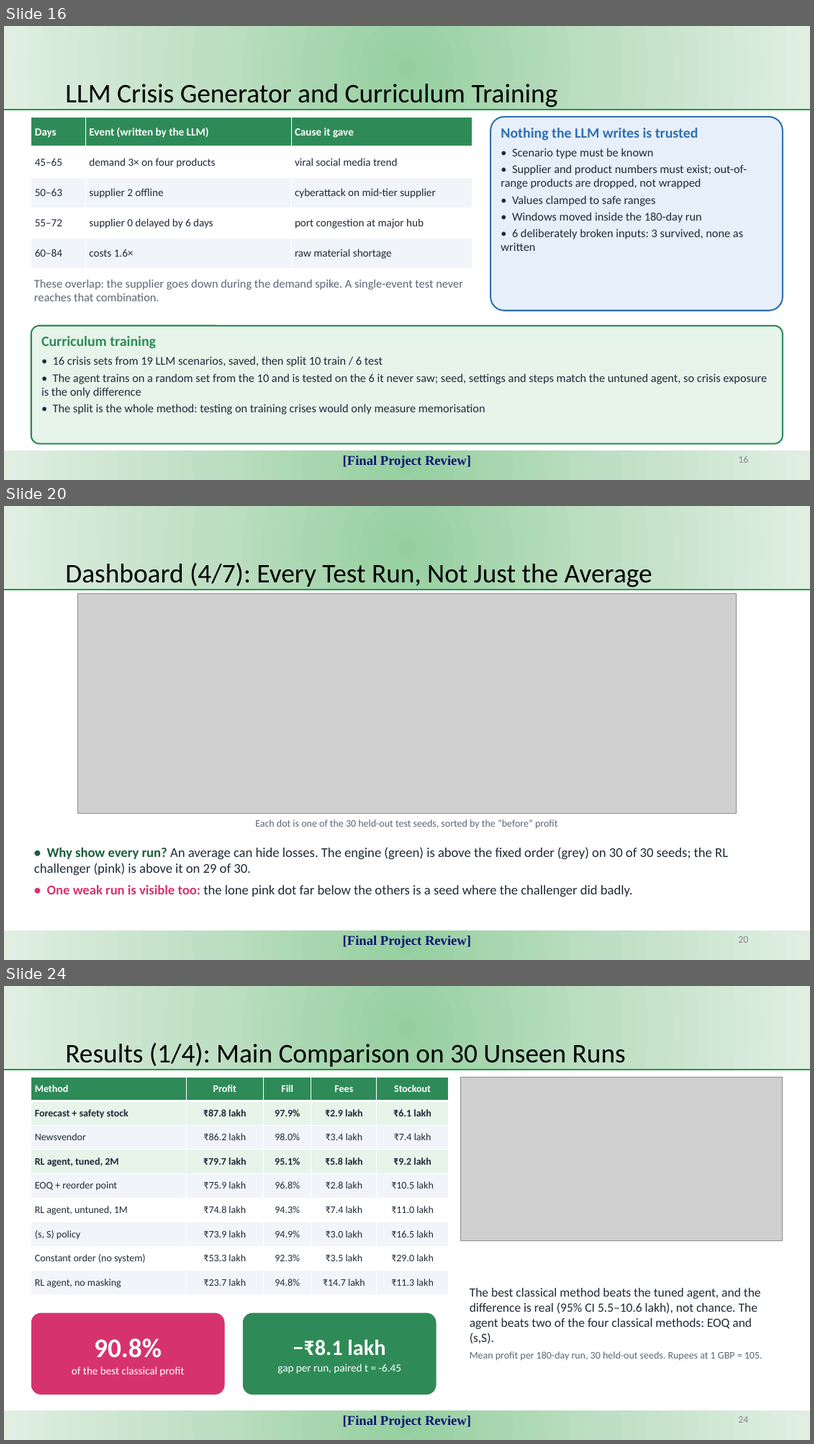
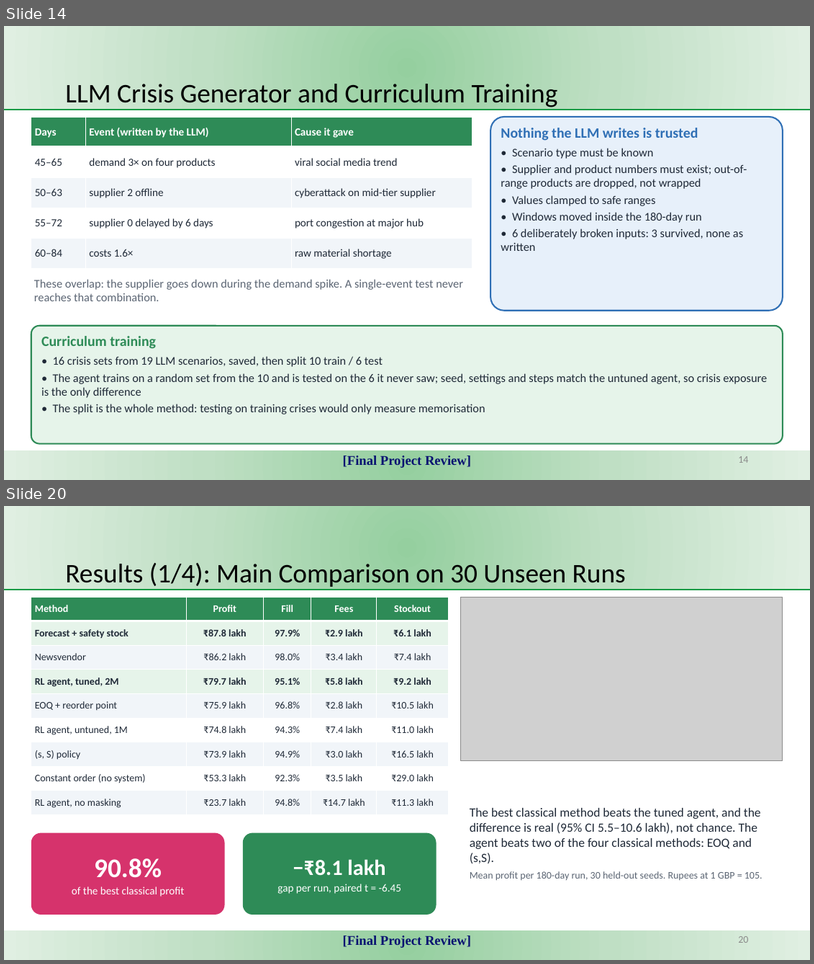
Before and after one commit to KJSK-Koushik/Supply-AI-RL-Explainable-supply-chain-Optimisation, a slide deck: reports/SupplyAI-RL_Final_Project_Review.pptx. Shown one above the other, each under a label of ours: slides 16, 20 and 24 before the commit, slides 14 and 20 after it; the slides between them are not shown. The pictures are 814x1444 and 814x964 pixels, drawn with LibreOffice and Linux fonts; fonts in the diff are those of the drawing; grey boxes stand for pictures. Boxes give left, top, right and bottom in pixels: in the first picture for what was removed or moved away, otherwise in the second. Text is boxed around its words. In the diff, an @@ line names an element or a change of style, - is before the commit and + after.

```diff
--- a/reports/SupplyAI-RL_Final_Project_Review.pptx
+++ b/reports/SupplyAI-RL_Final_Project_Review.pptx
@@ slide 20 removed at bbox=[4, 506, 810, 960], background #FFFFFF @@
@@ rectangle removed at bbox=[4, 506, 810, 590] @@
@@ title removed at bbox=[65, 563, 653, 590] @@
-Dashboard (4/7): Every Test Run, Not Just the Average
@@ line removed from (4, 590) to (810, 590) @@
@@ picture removed at bbox=[78, 594, 736, 813] @@
@@ text removed at bbox=[255, 819, 558, 829] @@
-Each dot is one of the 30 held-out test seeds, sorted by the “before” profit
@@ text removed at bbox=[34, 847, 728, 896] @@
-• Why show every run? An average can hide losses. The engine (green) is above the fixed order (grey) on 30 of 30 seeds; the RL challenger (pink) is above it on 29 of 30.
-• One weak run is visible too: the lone pink dot far below the others is a seed where the challenger did badly.
@@ rectangle removed at bbox=[4, 931, 810, 960] @@
-[Final Project Review]
@@ page number removed at bbox=[738, 936, 748, 942] @@
-20
@@ what was slide 16 is now slide 14 @@
@@ what was slide 24 is now slide 20 @@
@@ page number at bbox=[738, 936, 748, 942]: text changed @@
-24
+20
```
Also in this commit, not shown: 7 slides changed, 3 other slides removed, 3 other files.
